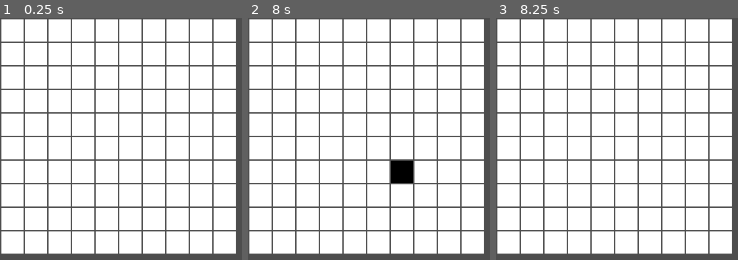
Above: before the commit, frames 1-3 (left to right).
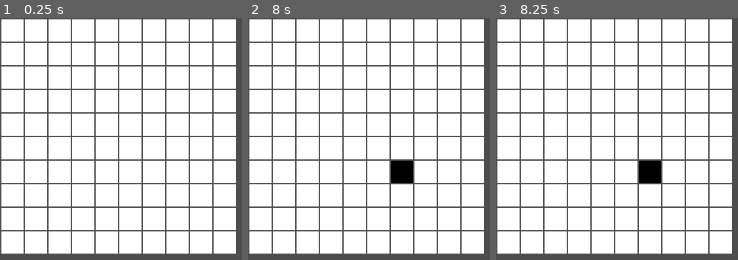
Above: after the commit, the same moments.

Repository: yoel2810/Path-Finding-Algorithm-Visualizer
Game: Godot game, scene res://Scenes/Grid/Grid.tscn
Two runs of this game, one before a commit and one after it. Both use one fixed random seed, a clock stepped at 60 frames per second and the inputs below.
Inputs (mouse positions are in pixels of both pictures, inside the frame that each line leads up to):
- Up to frame 1 (0.25 s): no input
- Up to frame 2 (8 s): tap Enter at 0.5, 2, 3.5 s; move the mouse to (outside the picture) at 0.52 s; hold Right mouse button (place_obstacle) 0.53-1.28 s; tap Space at 1.25, 2.75, 4.25 s; move the mouse to (outside the picture) at 1.27 s; right-click (outside the picture) at 1.35 s; move the mouse to (407, 175) at 2.02 s; hold Right mouse button (place_obstacle) 2.03-2.78 s; move the mouse to (outside the picture) at 2.77 s; right-click (outside the picture) at 2.85 s; move the mouse to (outside the picture) at 3.52 s; hold Right mouse button (place_obstacle) 3.53-4.28 s; move the mouse to (outside the picture) at 4.27 s; right-click (outside the picture) at 4.35 s; move the mouse to (outside the picture) at 5.02 s; hold Right mouse button (place_obstacle) 5.03-5.78 s; move the mouse to (outside the picture) at 5.77 s; right-click (outside the picture) at 5.85 s; move the mouse to (outside the picture) at 6.52 s; hold Right mouse button (place_obstacle) 6.53-7.28 s; move the mouse to (outside the picture) at 7.27 s; right-click (outside the picture) at 7.35 s
- Up to frame 3 (8.25 s): move the mouse to (655, 175) at 8.02 s; hold Right mouse button (place_obstacle) from 8.03 s (still down)

Frames 1-2 are identical in both runs. In frame 3, 0.9% of the frame differs, in the area x 59-69%, y 58-69%.

Commit message:
Add obstacle placement functionality to grid cells

Diff:
--- a/Scenes/Grid/Grid.gd
+++ b/Scenes/Grid/Grid.gd
@@ -1,11 +1,24 @@
 extends Node2D
 
 var grid: Array = []
+var block_mode: bool = false
 const GAP: int = 2
 
 
 func _ready() -> void:
 	setup_grid()
+
+
+func _process(_delta):
+	if Input.is_action_pressed("place_obstacle"):
+		block_mode = true
+	elif Input.is_action_just_released("place_obstacle"):
+		block_mode = false
+
+	var mouse_position = get_global_mouse_position()
+	var current_cell = get_cell_at_position(mouse_position)
+	if current_cell != null and block_mode:
+		current_cell.make_obstacle()
 
 
 func setup_grid() -> void:
@@ -17,9 +30,15 @@
 
 func create_grid_cell(x: int, y: int) -> Control:
 	var cell = preload("res://Scenes/GridCell/GridCell.tscn").instantiate()
+	cell.position = (Vector2(x * (Globals.cell_size.x + GAP), y * (Globals.cell_size.y + GAP)))
+	add_child(cell)
+	return cell
 
-	cell.position = (Vector2(x * (Globals.cell_size.x + GAP), y * (Globals.cell_size.y + GAP)))
 
-	add_child(cell)
-
-	return cell
+func get_cell_at_position(cellPosition: Vector2) -> Control:
+	var x = int(cellPosition.x / (Globals.cell_size.x + GAP))
+	var y = int(cellPosition.y / (Globals.cell_size.y + GAP))
+	var cellIndex = y + x * int(Globals.grid_size.x)
+	if cellIndex < 0 or cellIndex >= grid.size():
+		return null
+	return grid[cellIndex]
--- a/Scenes/GridCell/GridCell.gd
+++ b/Scenes/GridCell/GridCell.gd
@@ -17,11 +17,6 @@
 	sprite.position -= scale_vector * size
 
 
-func _process(_delta) -> void:
-	if Input.is_action_just_pressed("place_obstacle") and is_hovered:
-		toggle_obstacle()
-
-
 func _on_mouse_entered() -> void:
 	is_hovered = true
 
@@ -30,8 +25,13 @@
 	is_hovered = false
 
 
-func toggle_obstacle() -> void:
-	is_obstacle = !is_obstacle
+func make_obstacle() -> void:
+	is_obstacle = true
+	update_visual()
+
+
+func make_empty() -> void:
+	is_obstacle = false
 	update_visual()
 
 
